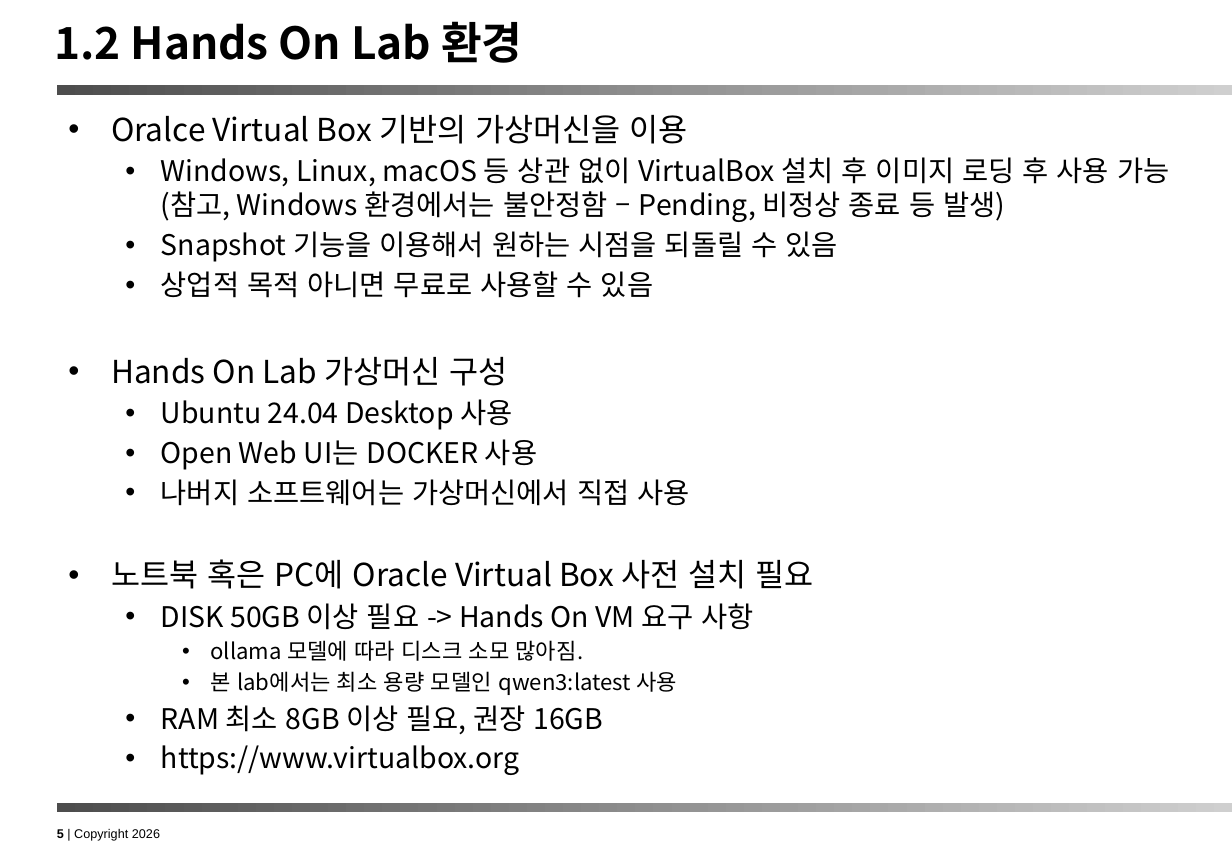
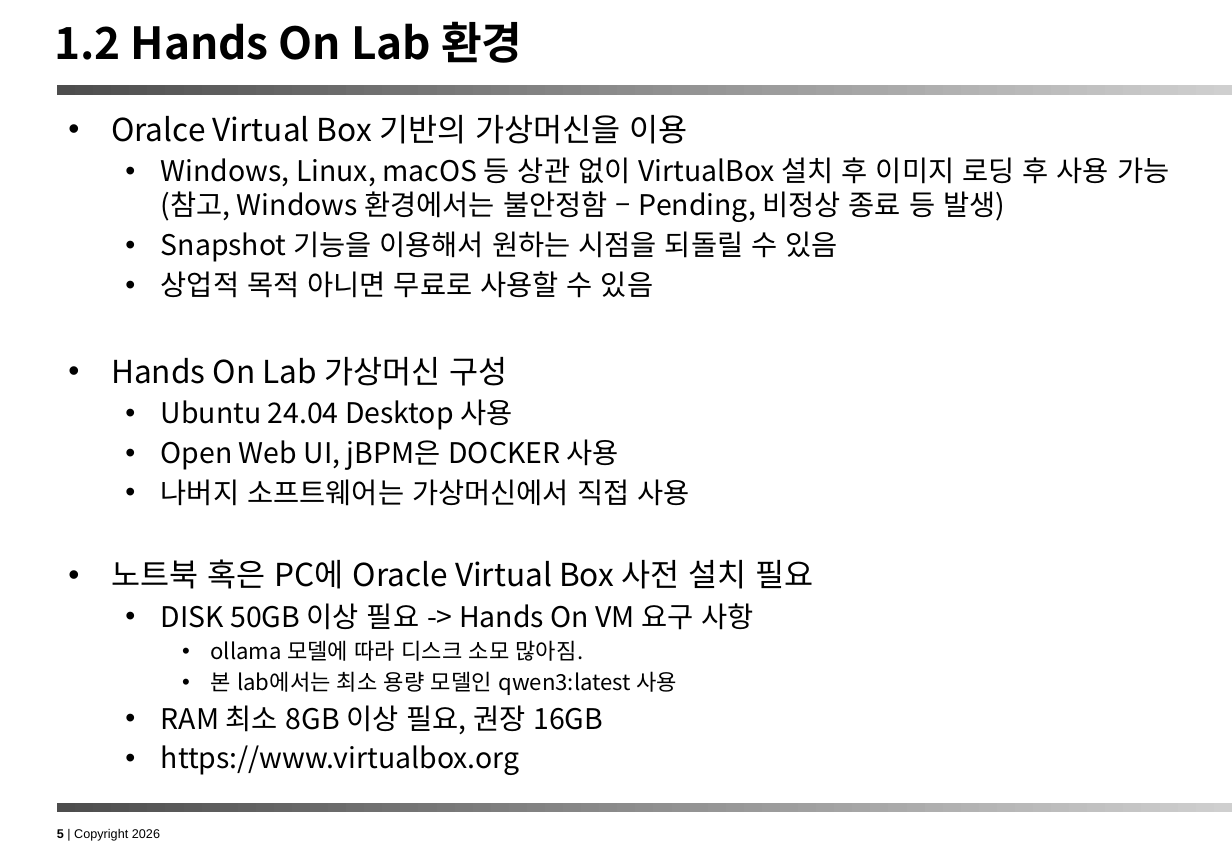
Before and after one commit to ykchang/ontology_handson, a slide deck: slide 5 of doc/Ontology Hands On Lab.pptx. Drawn at 1232x853 pixels with LibreOffice and Linux fonts; fonts in the diff are those of the drawing. Boxes give left, top, right and bottom in pixels: in the first picture for what was removed or moved away, otherwise in the second. Text is boxed around its words. In the diff, an @@ line names an element or a change of style, - is before the commit and + after.

```diff
--- a/doc/Ontology Hands On Lab.pptx
+++ b/doc/Ontology Hands On Lab.pptx
@@ text at bbox=[161, 439, 619, 470]: text changed @@
-  • Open Web UI는 DOCKER 사용
+  • Open Web UI, jBPM은 DOCKER 사용
```
Also in this commit, not shown: 2 other slides changed, 27 slides added, 7 slides removed, 5 other files.
